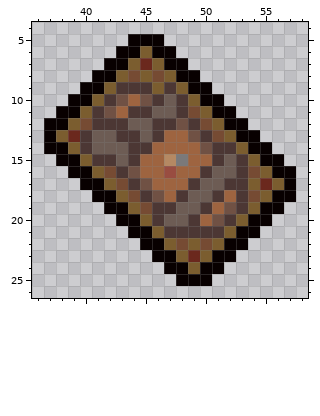
A pixel-art sprite gets an edit: resources/gfx/items/pick ups/pickup_card.png. Above: the version before the commit.
The file is 64x32 pixels. Shown: x 36..58, y 4..26.
After the commit:
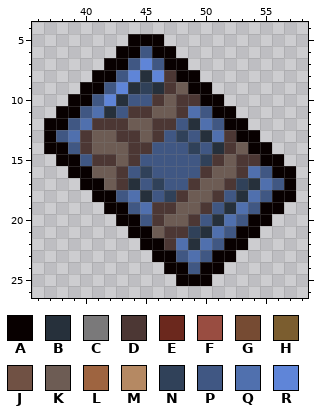
Palette (. is transparent): A #080000  B #26303b  C #7a797a  D #4c3734  E #6b281d  F #994d41  G #764b33  H #7b5d2f  J #705144  K #6d5c54  L #9e6440  M #b58963  N #304159  P #405783  Q #5070ae  R #5f85d8
Difference:
y 6: x 45 H -> P
y 7: x 44..46 HEH -> PRP
y 8: x 43..47 HGHGH -> PRBRD
y 9: x 42..46 HDDDH -> PRBNB; x 48 H -> K
y 10: x 41..45 HDJLJ -> PRBPP; x 49 H -> D
y 11: x 40..43 HDJL -> PQBP; x 49..50 GH -> QP
y 12: x 39..40 HG -> PQ; x 48..51 JDGH -> PBQP
y 13: x 38..39 HE -> PQ; x 47..52 LLJDGH -> PNPBQD
y 14: x 39 H -> P; x 46..51 LLLLJD -> PPPNPB; x 53 H -> K
y 15: x 40 H -> P; x 45..50 LLMCLL -> PPPPPN; x 54 H -> D
y 16: x 41..42 HG -> KK; x 44..49 JLLFLL -> PNPPPP; x 54..55 GH -> QP
y 17: x 42..48 HGDJLLL -> KDBPNPP; x 53..56 DHEH -> NBQP
y 18: x 43..47 HGDJL -> PQBPN; x 52..55 LDGH -> PBQP
y 19: x 44..45 HG -> PQ; x 51..54 LJDH -> PBQP
y 20: x 45 H -> P; x 50..53 LJDH -> PBQP
y 21: x 46 H -> K; x 49..52 DDDH -> NBQP
y 22: x 47..51 HGHGH -> DQBQP
y 23: x 48..50 HEH -> PQP
y 24: x 49 H -> P
